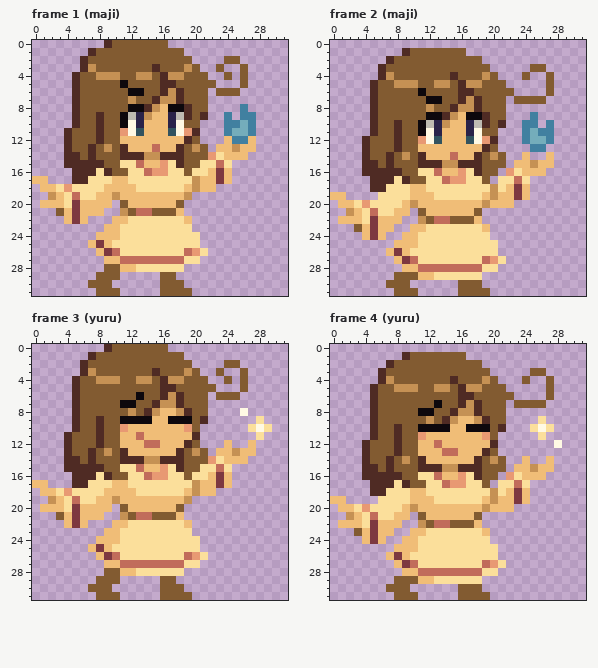
File history of a pixel-art file, docs/img/player_merchant.ase. The picture above was drawn from the file before the commit.
32x32 pixels, 4 frames. Shown: frame 1 (maji), frame 2 (maji), frame 3 (yuru), frame 4 (yuru).
Once edited:
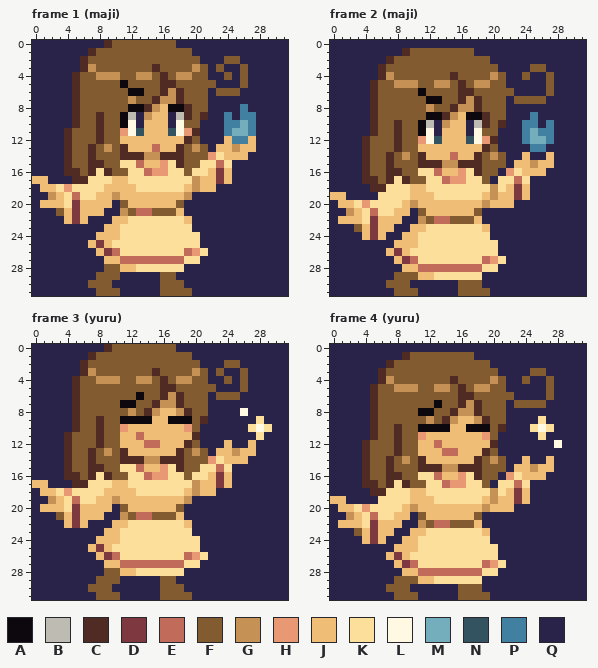
Palette (. is transparent): A #0d080d  B #bebbb2  C #4f2b24  D #7d3840  E #c16c5b  F #825b31  G #c59154  H #e89973  J #f0bd77  K #fbdf9b  L #fff9e4  M #74adbb  N #32535f  P #4180a0  Q #2a2349
The edit:
layer "Layer 2" now shown
Changed rows in their new state; - is an unchanged pixel.
Frame 1 (maji), layers "Layer 1", "Layer 2":
first column x 0:
 0 QQQQQQQQQ--------FQQQQQQQQQQQQQQ
 1 QQQQQQQ------------FQQQQQQQQQQQQ
 2 QQQQQQ--------------FQQQ--QQQQQQ
 3 QQQQQQ-------------FGFQ-QQ-QQQQQ
 4 QQQQQ------------F-G--QQ-Q-QQQQQ
 5 QQQQQ------------------QQQ-QQQQQ
 6 QQQQQ-----------------Q---QQQQQQ
 7 QQQQQ-----------------QQQQQQQQQQ
 8 QQQQQ-----------------QQQQ-QQQQQ
 9 QQQQQ-----------------QQ-Q--QQQQ
10 QQQQQ----------------QQQ----QQQQ
11 QQQQ-----------------QQQ----QQQQ
12 QQQQ-----------------QQQ----QQQQ
13 QQQQ------------------Q-----QQQQ
14 QQQQ-F---------------------QQQQQ
15 QQQQ-FF------------------QQQQQQQ
16 QQQQC-F------------------QQQQQQQ
17 --QQQ--------------------QQQQQQQ
18 Q----------------------QQQQQQQQQ
19 QQ------------------QQQQQQQQQQQQ
20 Q---------Q--------QQQQQQQQQQQQQ
21 QQQ------QQ--------QQQQQQQQQQQQQ
22 QQQQ---QQQ----------QQQQQQQQQQQQ
23 QQQQQQQQQ-----------QQQQQQQQQQQQ
24 QQQQQQQQ-------------QQQQQQQQQQQ
25 QQQQQQQ--------------QQQQQQQQQQQ
26 QQQQQQQQ--------------QQQQQQQQQQ
27 QQQQQQQQQ------------QQQQQQQQQQQ
28 QQQQQQQQQ----------QQQQQQQQQQQQQ
29 QQQQQQQQ---QQQQQ--QQQQQQQQQQQQQQ
30 QQQQQQQ---QQQQQQ---QQQQQQQQQQQQQ
31 QQQQQQQQ---QQQQQ----QQQQQQQQQQQQ
Frame 2 (maji), layers "Layer 1", "Layer 2":
first column x 0:
 0 QQQQQQQQQQQQQQQQQQQQQQQQQQQQQQQQ
 1 QQQQQQQQQ--------FQQQQQQQQQQQQQQ
 2 QQQQQQQ------------FQQQQQQQQQQQQ
 3 QQQQQQ--------------FQQQQ--QQQQQ
 4 QQQQQQ-------------FGFQQ-QQ-QQQQ
 5 QQQQQ------------F-G--QQQQQ-QQQQ
 6 QQQQQ------------------QQQQ-QQQQ
 7 QQQQQ-----------------Q----QQQQQ
 8 QQQQQ-----------------QQQQQQQQQQ
 9 QQQQQ-----------------QQQ-QQQQQQ
10 QQQQQ-----------------QQ--Q-QQQQ
11 QQQQQ----------------QQQ----QQQQ
12 QQQQ-----------------QQQ----QQQQ
13 QQQQ-----------------QQQQ--QQQQQ
14 QQQQ------------------QQ-QQ-QQQQ
15 QQQQ-F----------------Q-----QQQQ
16 QQQQ-FF--------------Q-----QQQQQ
17 QQQQC-F-------------Q----QQQQQQQ
18 QQQQQ--------------------QQQQQQQ
19 --QQQQ-------------------QQQQQQQ
20 Q----------------------QQQQQQQQQ
21 QQ--------Q--------QQQQQQQQQQQQQ
22 Q--------QQ--------QQQQQQQQQQQQQ
23 QQQ-----QQ----------QQQQQQQQQQQQ
24 QQQQ---QQ-----------QQQQQQQQQQQQ
25 QQQQQQQQ-------------QQQQQQQQQQQ
26 QQQQQQQ--------------QQQQQQQQQQQ
27 QQQQQQQQ--------------QQQQQQQQQQ
28 QQQQQQQQQ------------QQQQQQQQQQQ
29 QQQQQQQQ-----------QQQQQQQQQQQQQ
30 QQQQQQQ---QQQQQQ---QQQQQQQQQQQQQ
31 QQQQQQQQ---QQQQQ----QQQQQQQQQQQQ
Frame 3 (yuru), layers "Layer 1", "Layer 2":
first column x 0:
 0 QQQQQQQQQ--------FQQQQQQQQQQQQQQ
 1 QQQQQQQ------------FQQQQQQQQQQQQ
 2 QQQQQQ--------------FQQQ--QQQQQQ
 3 QQQQQQ-------------FGFQ-QQ-QQQQQ
 4 QQQQQ------------F-G--QQ-Q-QQQQQ
 5 QQQQQ------------------QQQ-QQQQQ
 6 QQQQQ-----------------Q---QQQQQQ
 7 QQQQQ-----------------QQQQQQQQQQ
 8 QQQQQ-----------------QQQQ-QQQQQ
 9 QQQQQ-----------------QQQQQQ-QQQ
10 QQQQQ----------------QQQQQQ---QQ
11 QQQQ-----------------QQQQQQQ-QQQ
12 QQQQ-----------------QQQ-QQ-QQQQ
13 QQQQ------------------Q-----QQQQ
14 QQQQ-F---------------------QQQQQ
15 QQQQ-FF------------------QQQQQQQ
16 QQQQC-F------------------QQQQQQQ
17 --QQQ--------------------QQQQQQQ
18 Q----------------------QQQQQQQQQ
19 QQ------------------QQQQQQQQQQQQ
20 Q---------Q--------QQQQQQQQQQQQQ
21 QQQ------QQ--------QQQQQQQQQQQQQ
22 QQQQ---QQQ----------QQQQQQQQQQQQ
23 QQQQQQQQQ-----------QQQQQQQQQQQQ
24 QQQQQQQQ-------------QQQQQQQQQQQ
25 QQQQQQQ--------------QQQQQQQQQQQ
26 QQQQQQQQ--------------QQQQQQQQQQ
27 QQQQQQQQQ------------QQQQQQQQQQQ
28 QQQQQQQQQ----------QQQQQQQQQQQQQ
29 QQQQQQQQ---QQQQQ--QQQQQQQQQQQQQQ
30 QQQQQQQ---QQQQQQ---QQQQQQQQQQQQQ
31 QQQQQQQQ---QQQQQ----QQQQQQQQQQQQ
Frame 4 (yuru), layers "Layer 1", "Layer 2":
first column x 0:
 0 QQQQQQQQQQQQQQQQQQQQQQQQQQQQQQQQ
 1 QQQQQQQQQ--------FQQQQQQQQQQQQQQ
 2 QQQQQQQ------------FQQQQQQQQQQQQ
 3 QQQQQQ--------------FQQQQ--QQQQQ
 4 QQQQQQ-------------FGFQQ-QQ-QQQQ
 5 QQQQQ------------F-G--QQQQQ-QQQQ
 6 QQQQQ------------------QQQQ-QQQQ
 7 QQQQQ-----------------Q----QQQQQ
 8 QQQQQ-----------------QQQQQQQQQQ
 9 QQQQQ-----------------QQQQ-QQQQQ
10 QQQQQ-----------------QQQ---QQQQ
11 QQQQQ----------------QQQQQ-QQQQQ
12 QQQQ-----------------QQQQQQQ-QQQ
13 QQQQ-----------------QQQQQQQQQQQ
14 QQQQ------------------QQ-QQ-QQQQ
15 QQQQ-F----------------Q-----QQQQ
16 QQQQ-FF--------------Q-----QQQQQ
17 QQQQC-F-------------Q----QQQQQQQ
18 QQQQQ--------------------QQQQQQQ
19 --QQQQ-------------------QQQQQQQ
20 Q----------------------QQQQQQQQQ
21 QQ--------Q--------QQQQQQQQQQQQQ
22 Q--------QQ--------QQQQQQQQQQQQQ
23 QQQ-----QQ----------QQQQQQQQQQQQ
24 QQQQ---QQ-----------QQQQQQQQQQQQ
25 QQQQQQQQ-------------QQQQQQQQQQQ
26 QQQQQQQ--------------QQQQQQQQQQQ
27 QQQQQQQQ--------------QQQQQQQQQQ
28 QQQQQQQQQ------------QQQQQQQQQQQ
29 QQQQQQQQ-----------QQQQQQQQQQQQQ
30 QQQQQQQ---QQQQQQ---QQQQQQQQQQQQQ
31 QQQQQQQQ---QQQQQ----QQQQQQQQQQQQ
